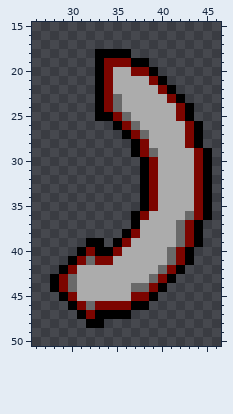
Two states of a pixel-art sprite, Assets/Sprites/Tasks/Lamp_task/arrow_1.png. That is the earlier state.
The file is 1024x1024 pixels, drawn in blocks of 16x16; one block is one cell here. Shown: x 26..46, y 15..50. The old version is drawn lined up with the new one.
Now the later version:
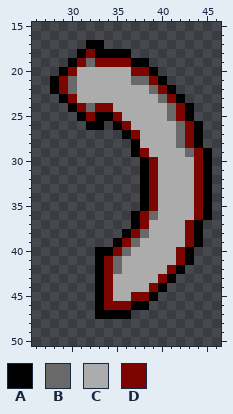
Palette (. is transparent): A #000000  B #696969  C #acacac  D #7c0500
From the commit log: Fixed Mistake in sprites (arrow orientation in Lamp_task)
Changes in this commit:
whole drawing moved by +0,+1 (the old picture is shown already moved)
@@ x 26..46 @@
 16 .....................
-17 .....................
-18 .......AAAA..........
-19 .......ADDDAA........
-20 .......ADCCDDA.......
-21 .......ADCCCCDA......
-22 .......ADCCCCCDA.....
-23 .......ADBCCCCCDA....
-24 .......ADBCCCCCCDA...
-25 .......AADBCCCCCDA...
-26 .........ADBCCCCCDA..
-27 ..........ADBCCCCDA..
-28 ...........ADCCCCDA..
-29 ...........ADBCCCCDA.
+17 ......AA.............
+18 .....ADAAAA..........
+19 ....ADBDDDDAA........
+20 ...ADCCCCCCDDA.......
+21 ..ADBCCCCCCBBDA......
+22 ..ADBCCCCCCCCBDA.....
+23 ...ADCCCCCCCCCBDA....
+24 ....ADBDDCCCCCCBDA...
+25 .....ADAADCCCCCBDA...
+26 ......AA.ADCCCCCBDA..
+27 ..........ADCCCCBDA..
+28 ...........ACCCCBDA..
+29 ...........ADCCCCBDA.
 30 ............ADCCCCDA.
@@ x 26..46 @@
 35 ............ADCCCCDA.
-36 ...........ADCCCCBDA.
-37 ...........ACCCCBDA..
-38 ..........ADCCCCBDA..
-39 ......AA.ADCCCCCBDA..
-40 .....ADAADCCCCCBDA...
-41 ....ADBDDCCCCCCBDA...
-42 ...ADCCCCCCCCCBDA....
-43 ..ADBCCCCCCCCBDA.....
-44 ..ADBCCCCCCBBDA......
-45 ...ADCCCCCCDDA.......
-46 ....ADBDDDDAA........
-47 .....ADAAAA..........
-48 ......AA.............
+36 ...........ADBCCCCDA.
+37 ...........ADCCCCDA..
+38 ..........ADBCCCCDA..
+39 .........ADBCCCCCDA..
+40 .......AADBCCCCCDA...
+41 .......ADBCCCCCCDA...
+42 .......ADBCCCCCDA....
+43 .......ADCCCCCDA.....
+44 .......ADCCCCDA......
+45 .......ADCCDDA.......
+46 .......ADDDAA........
+47 .......AAAA..........
+48 .....................
 49 .....................
Pixel boxes of the changes (left, top, right, bottom) in both pictures:
changed: (50, 40, 194, 157)
changed: (50, 211, 194, 328)
